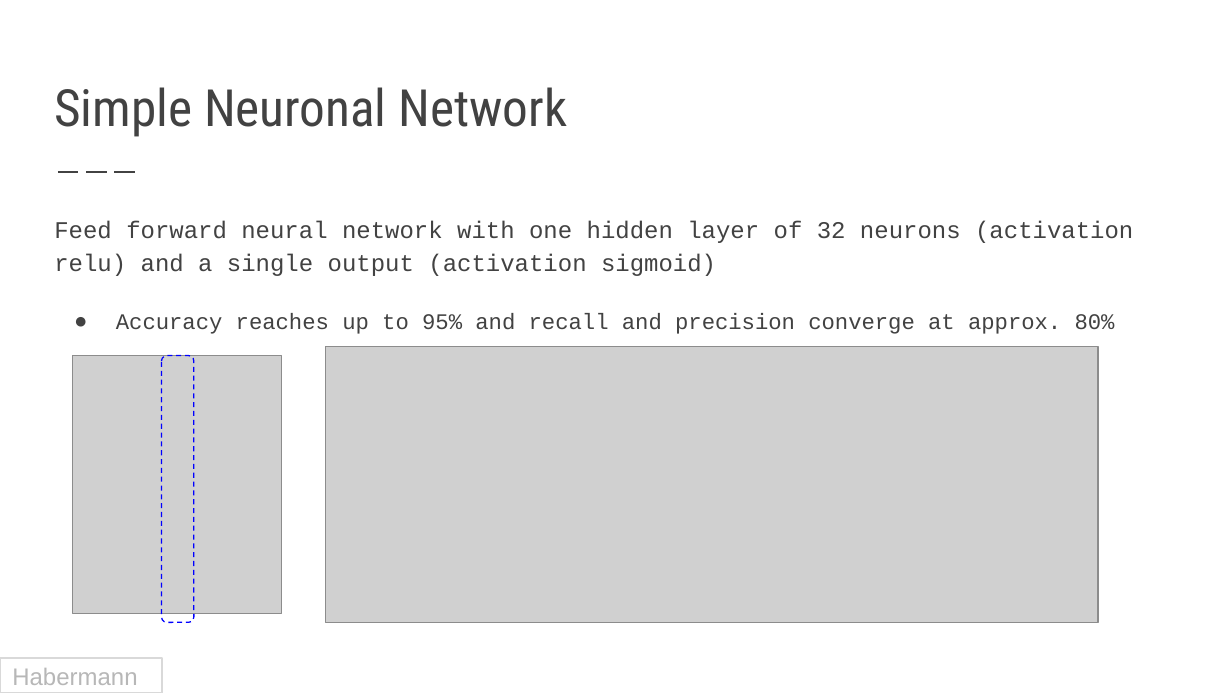
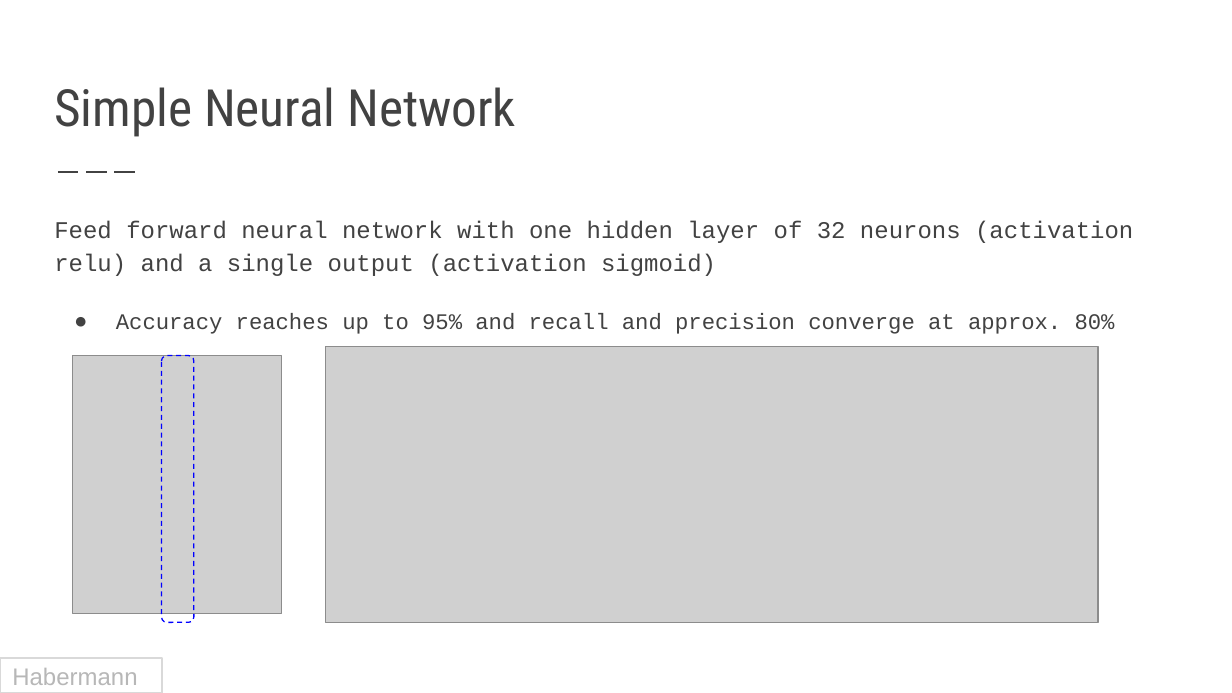
Before and after one commit to Parn1984/AIDA-Project-Team-C, a slide deck: slide 14 of documentation/AIDA Project - Customer Churn.pptx. Drawn at 1232x693 pixels with LibreOffice and Linux fonts; fonts in the diff are those of the drawing; grey boxes stand for pictures. Boxes give left, top, right and bottom in pixels: in the first picture for what was removed or moved away, otherwise in the second. Text is boxed around its words. In the diff, an @@ line names an element or a change of style, - is before the commit and + after.

```diff
--- a/documentation/AIDA Project - Customer Churn.pptx
+++ b/documentation/AIDA Project - Customer Churn.pptx
@@ title at (54,87,516,137): text changed @@
-Simple Neuronal Network
+Simple Neural Network
```
Also in this commit, not shown: 4 other slides changed, 1 other file.
